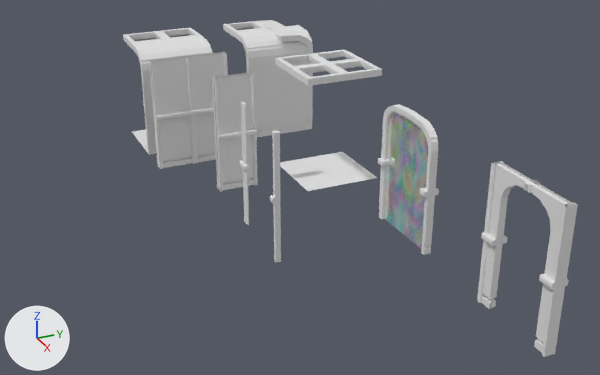
The Blender file Tilemap.blend, before and after one commit.
Before and after are seen from a camera (50 mm lens) standing at (29.23, -0.97, 8.76) and looking at (13.7, 6.03, 0.99). Every picture has the same lights, and +X, +Y and +Z are marked at lower left. The older version comes first.

In view in the first picture: 'Arco_Barrera', 'Barrera', 'Esquina_Pared', 'Pared', 'Pared_Esquina', 'Pared_Interna_Grande', 'Pared_Interna_Pequeña', 'Pared_Marco_Pasillo', 'Techo_Completo', 'Terminacion_Pared'.
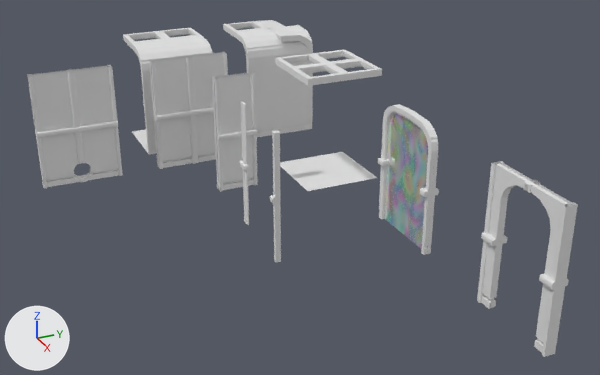
What differs and where, as boxes [x1, y1, x2, y2] in the pictures (600 x 375 px):
'Pared_Interna_Grande_ConHueco', added
    after: [27, 65, 123, 188]

The change, as a list of edits to the scene's bpy script:
```text
Add me_cube_023_1:
    me_cube_023_1.from_pydata(...)  # 624 vertices, 484 faces; spans x -0.24..0.24, y -1.01..1.01, z 0.0..2.02
Add ob_pared_interna_grande_conhueco:
    ob_pared_interna_grande_conhueco = bpy.data.objects.new('Pared_Interna_Grande_ConHueco', me_cube_023_1)
    ob_pared_interna_grande_conhueco.location = (9.0, 2.0, 0.0)
    ob_pared_interna_grande_conhueco.scale = (0.738, 0.996, 1.44)
```
